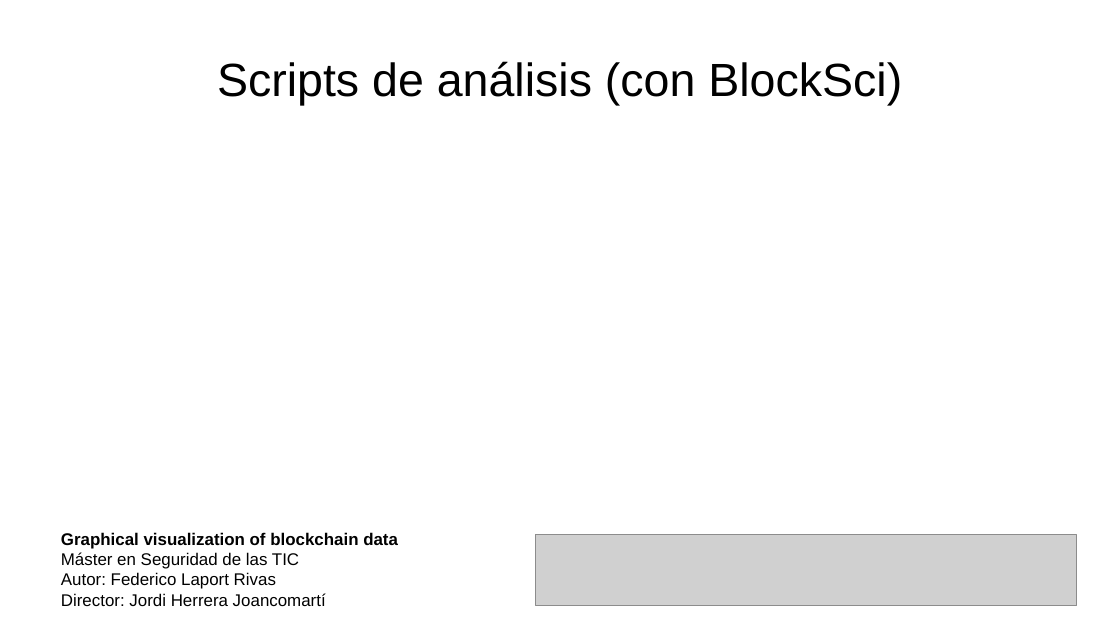
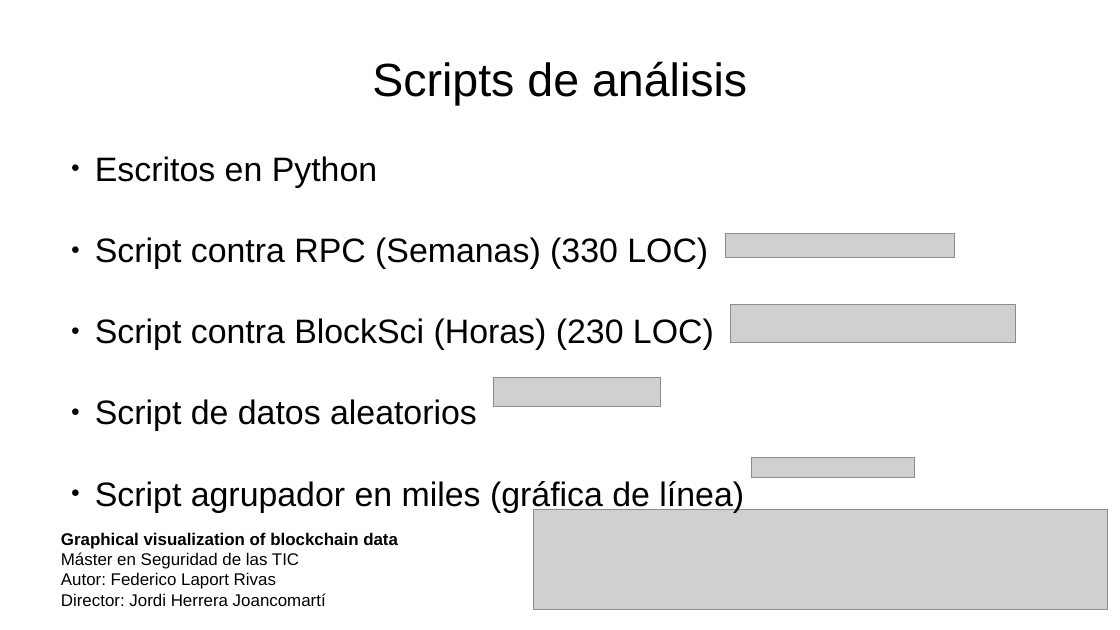
Before and after one commit to acrowise/chainplots, a slide deck: slide 12 of tfm_presentacion.odp (slide 9 before the commit). Drawn at 1120x630 pixels with LibreOffice and Linux fonts; fonts in the diff are those of the drawing; grey boxes stand for pictures. Boxes give left, top, right and bottom in pixels: in the first picture for what was removed or moved away, otherwise in the second. Text is boxed around its words. In the diff, an @@ line names an element or a change of style, - is before the commit and + after.

```diff
--- a/tfm_presentacion.odp
+++ b/tfm_presentacion.odp
@@ title at [372, 61, 747, 105]: text changed @@
-Scripts de análisis (con BlockSci)
+Scripts de análisis
@@ text added at [95, 156, 744, 513], 24 pt, text #000000 @@
+● Escritos en Python
+● Script contra RPC (Semanas) (330 LOC)
+● Script contra BlockSci (Horas) (230 LOC)
+● Script de datos aleatorios
+● Script agrupador en miles (gráfica de línea)
@@ picture added at [726, 234, 955, 258] @@
@@ picture added at [731, 305, 1016, 343] @@
@@ picture added at [493, 378, 661, 407] @@
@@ picture added at [752, 457, 915, 478] @@
@@ picture: place and size @@
-picture at [536, 536, 1077, 607]
+picture at [534, 510, 1108, 610]
```
Also in this commit, not shown: 14 other slides changed, 2 slides added, 1 other file.
